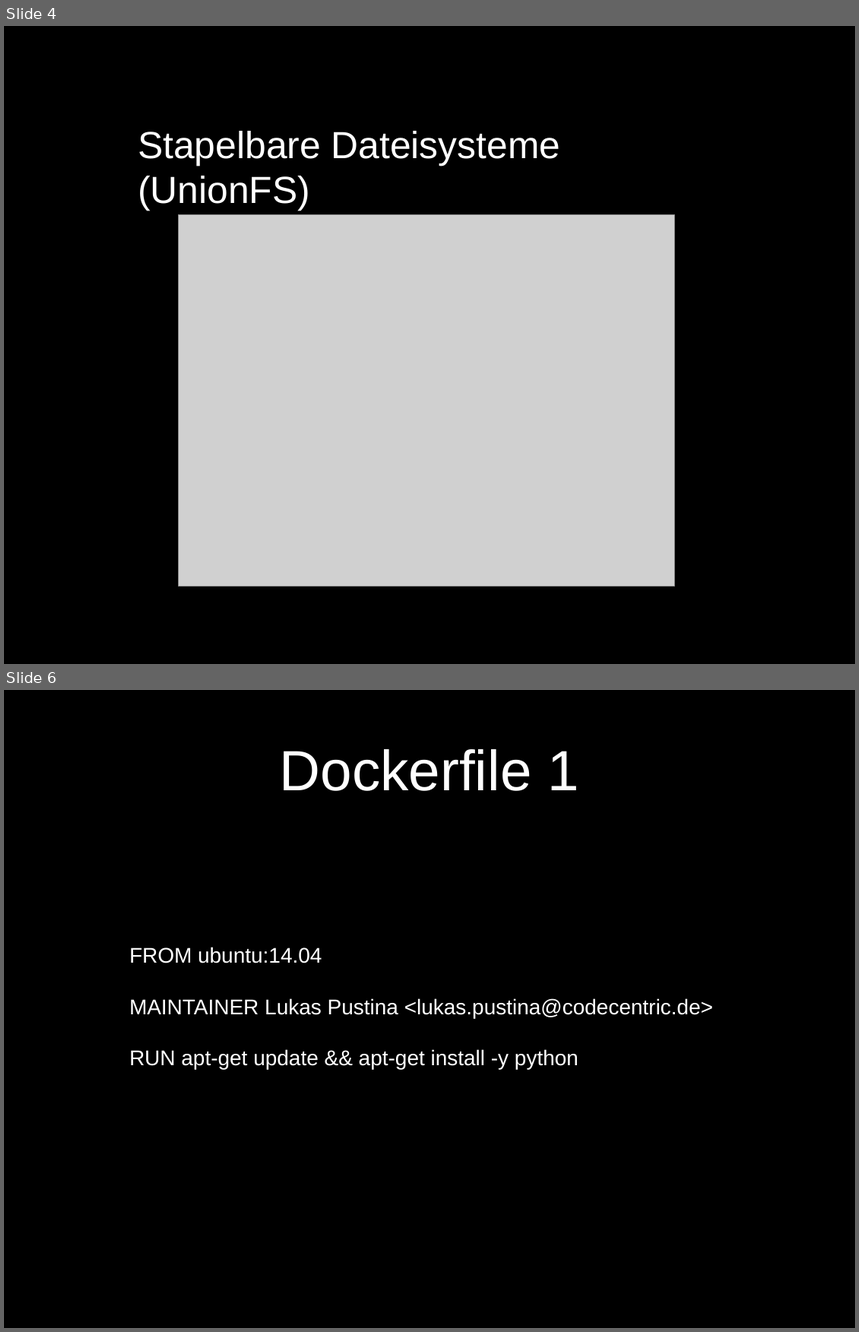
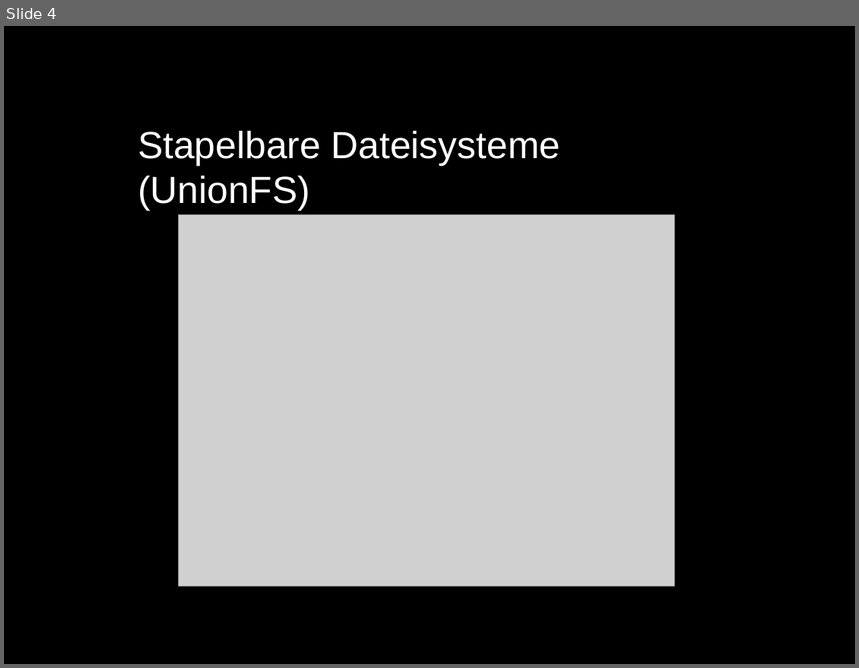
Before and after one commit to ra1f/docker-intro, a slide deck: DockerIntro.pptx. Shown one above the other, each under a label of ours: slides 4 and 6 before the commit, slide 4 after it; the slides between them are not shown. The pictures are 859x1332 and 859x668 pixels, drawn with LibreOffice and Linux fonts; fonts in the diff are those of the drawing; grey boxes stand for pictures; background and template pictures are left out. Boxes give left, top, right and bottom in pixels: in the first picture for what was removed or moved away, otherwise in the second. Text is boxed around its words. In the diff, an @@ line names an element or a change of style, - is before the commit and + after.

```diff
--- a/DockerIntro.pptx
+++ b/DockerIntro.pptx
@@ slide 6 removed at [4,690,855,1328], background picture (left out) @@
@@ title removed at [280,749,579,791] @@
-Dockerfile 1
@@ text removed at [129,947,713,1069] @@
-FROM ubuntu:14.04
-MAINTAINER Lukas Pustina <lukas.pustina@codecentric.de>
-RUN apt-get update && apt-get install -y python
```
Also in this commit, not shown: 5 slides changed, 36 slides added, 1 other slide removed, 7 other files.
